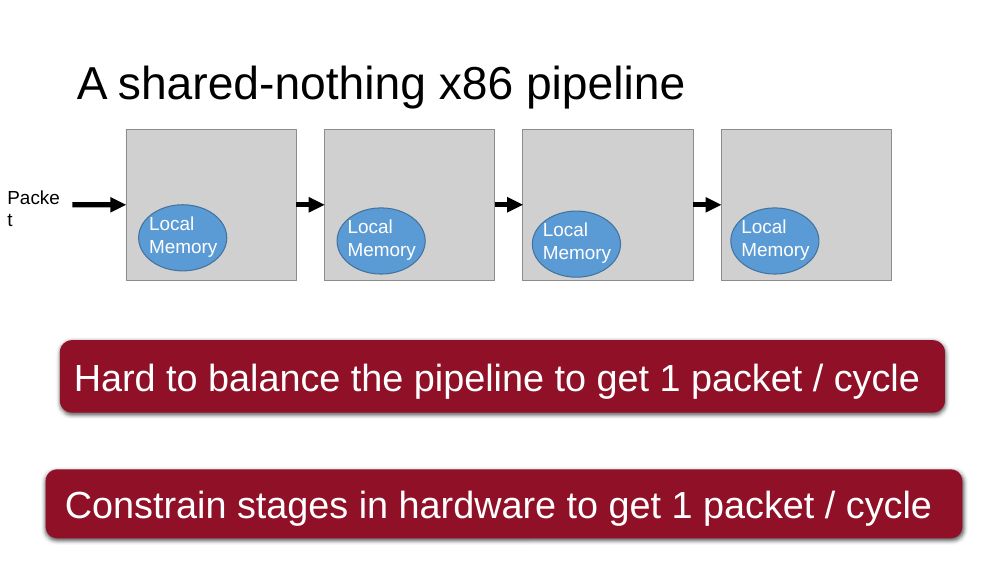
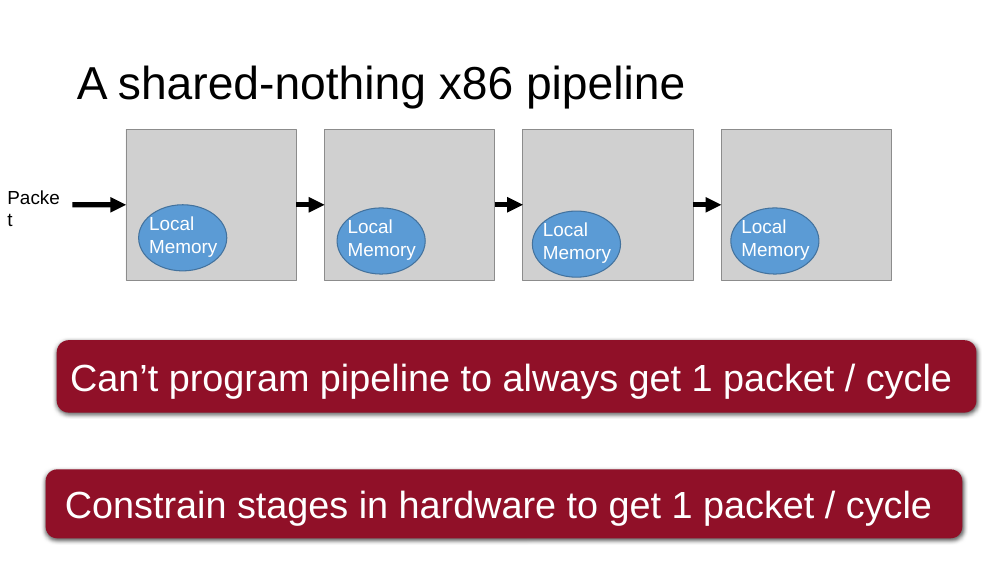
Before and after one commit to anirudhSK/pifo-domino-marple-ppts, a slide deck: slide 30 of combined_domino_pifo.pptx. Drawn at 1008x567 pixels with LibreOffice and Linux fonts; fonts in the diff are those of the drawing; grey boxes stand for pictures. Boxes give left, top, right and bottom in pixels: in the first picture for what was removed or moved away, otherwise in the second. Text is boxed around its words. In the diff, an @@ line names an element or a change of style, - is before the commit and + after.

Commit message:
Improve description of x86 pipeline.

```diff
--- a/combined_domino_pifo.pptx
+++ b/combined_domino_pifo.pptx
@@ rounded rectangle "Can’t program pipeline to always ...": place and size @@
-rounded rectangle "Can’t program pipeline to always ..." at (60, 340, 945, 413)
+rounded rectangle "Can’t program pipeline to always ..." at (57, 340, 977, 413)
@@ text in rounded rectangle at (70, 363, 952, 398): text changed @@
-Hard to balance the pipeline to get 1 packet / cycle
+Can’t program pipeline to always get 1 packet / cycle
```
Also in this commit, not shown: 2 other slides changed.
